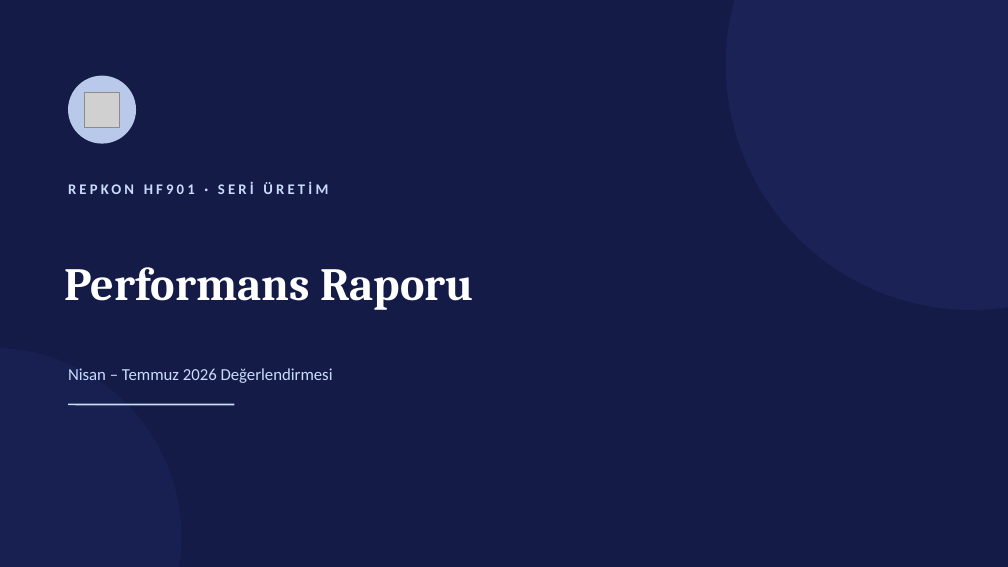
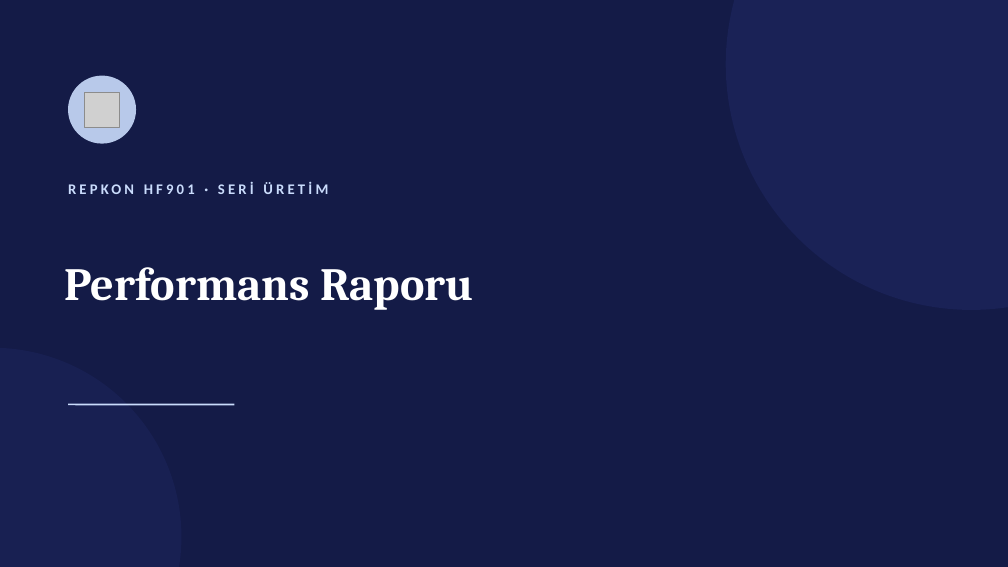
Before and after one commit to sgtdali/ManufUI, a slide deck: slide 1 of docs/sunumlar/Repkon-HF901-Ust-Yonetim-Sunumu-2026-07.pptx. Drawn at 1008x567 pixels with LibreOffice and Linux fonts; fonts in the diff are those of the drawing; grey boxes stand for pictures. Boxes give left, top, right and bottom in pixels: in the first picture for what was removed or moved away, otherwise in the second. Text is boxed around its words. In the diff, an @@ line names an element or a change of style, - is before the commit and + after.

```diff
--- a/docs/sunumlar/Repkon-HF901-Ust-Yonetim-Sunumu-2026-07.pptx
+++ b/docs/sunumlar/Repkon-HF901-Ust-Yonetim-Sunumu-2026-07.pptx
@@ text removed at [68, 368, 333, 383] @@
-Nisan – Temmuz 2026 Değerlendirmesi
```
Also in this commit, not shown: 13 other slides changed, 15 slides removed, 6 other files.
